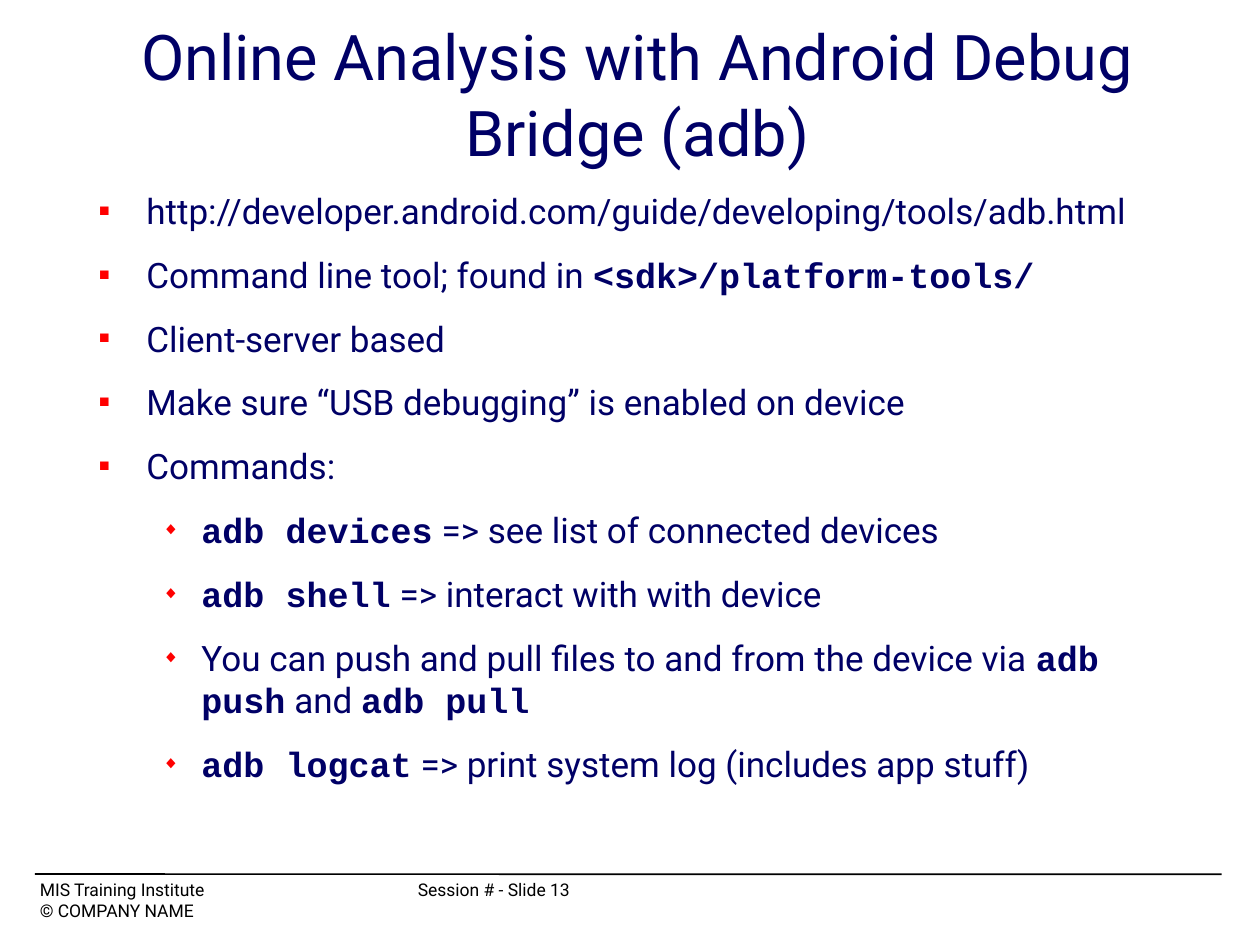
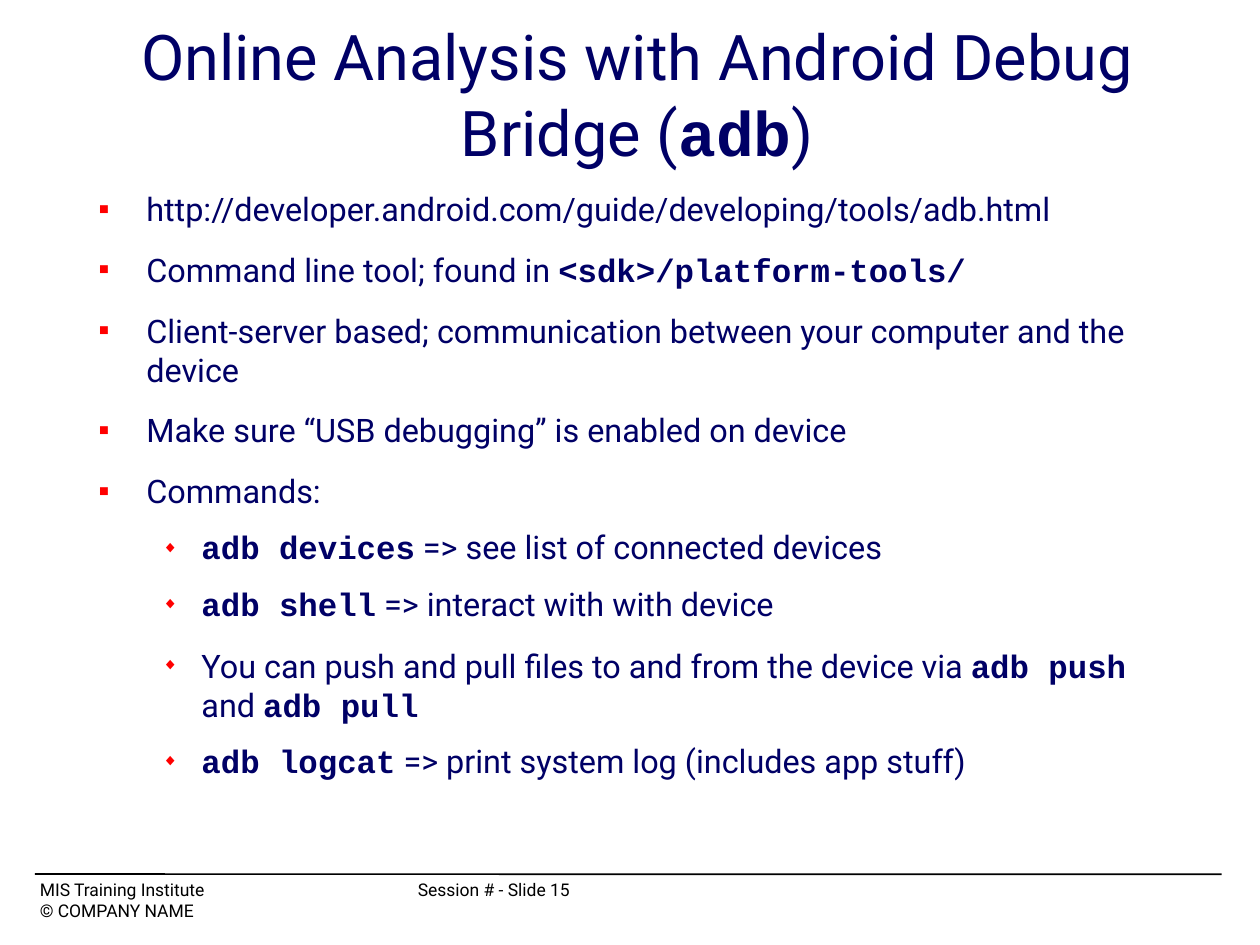
Before and after one commit to mchow01/Security, a slide deck: slide 15 of forensics/android/OS12_C4-mchow.ppt (slide 13 before the commit). Drawn at 1260x945 pixels with LibreOffice and Linux fonts; fonts in the diff are those of the drawing. Boxes give left, top, right and bottom in pixels: in the first picture for what was removed or moved away, otherwise in the second. Text is boxed around its words. In the diff, an @@ line names an element or a change of style, - is before the commit and + after.

Commit message:
Posted COMP 116 CTF Spring 2012 game; final version of Android forensics presentation

```diff
--- a/forensics/android/OS12_C4-mchow.ppt
+++ b/forensics/android/OS12_C4-mchow.ppt
@@ title "Online Analysis with Android Debug ..." at (x1=141, y1=32, x2=1133, y2=171): font Roboto to Courier New, bold on in "(adb)" @@
@@ text at (x1=146, y1=196, x2=1126, y2=781): size 20 to 18.5 pt in "http://developer.android.com/guide/developing/tools/adb.html", "Command line tool; found in <sdk>/platform-tools/", "Make sure “USB debugging” is enabled on ...", "Commands:" and 4 more places; line spacing 1 to 0.9 @@
@@ text at (x1=146, y1=318, x2=1125, y2=383): text changed; size 20 to 18.5 pt @@
-■ Client-server based
+■ Client-server based; communication between your computer and the device
@@ text at (x1=40, y1=883, x2=570, y2=900): text changed @@
-MIS Training Institute Session # - Slide 13
+MIS Training Institute Session # - Slide 15
```
Also in this commit, not shown: 9 other slides changed, 2 slides added, 29 other files.
